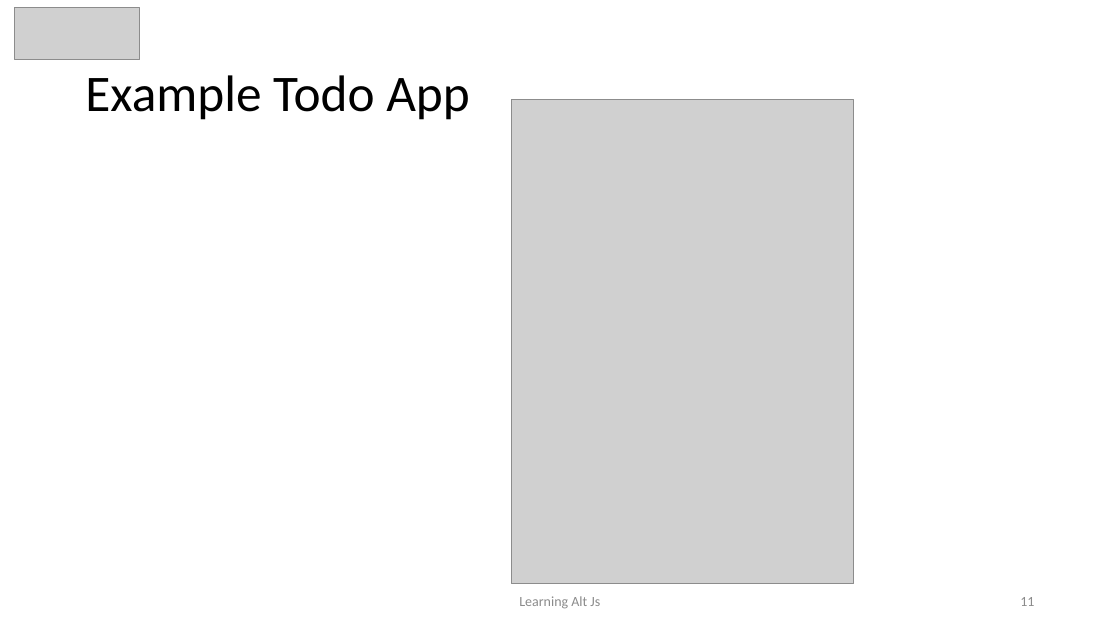
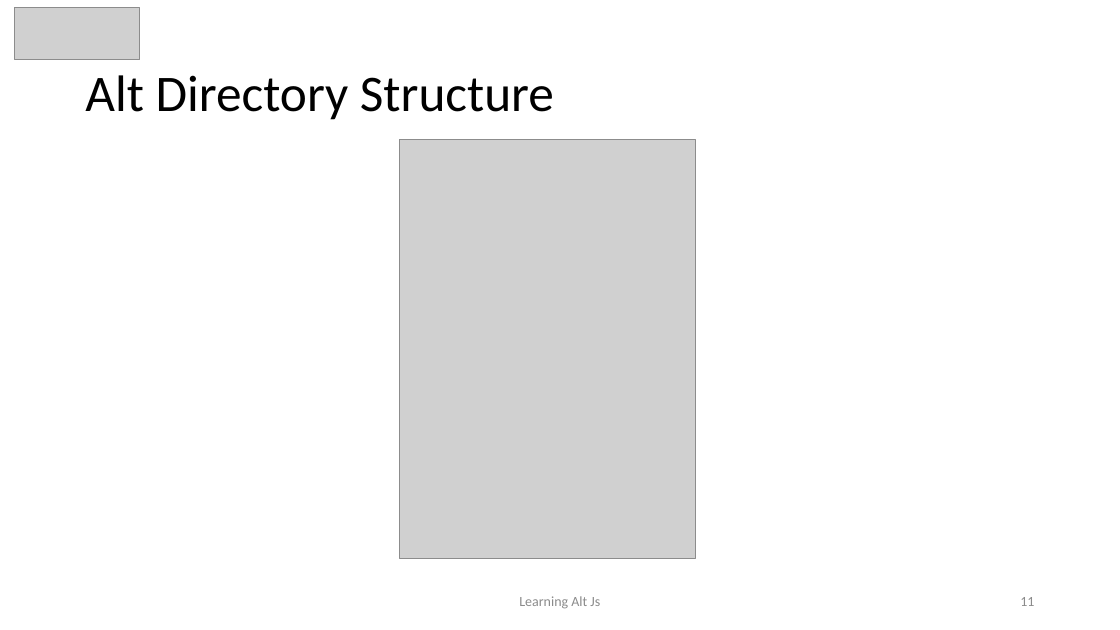
Before and after one commit to awahab29/samplealt, a slide deck: slide 11 of React.pptx. Drawn at 1120x630 pixels with LibreOffice and Linux fonts; fonts in the diff are those of the drawing; grey boxes stand for pictures. Boxes give left, top, right and bottom in pixels: in the first picture for what was removed or moved away, otherwise in the second. Text is boxed around its words. In the diff, an @@ line names an element or a change of style, - is before the commit and + after.

```diff
--- a/React.pptx
+++ b/React.pptx
@@ title at (x1=85, y1=75, x2=554, y2=120): text changed @@
-Example Todo App
+Alt Directory Structure
@@ picture resized from (x1=512, y1=99, x2=854, y2=584) to (x1=399, y1=139, x2=696, y2=559) @@
```
Also in this commit, not shown: 4 other slides changed.
